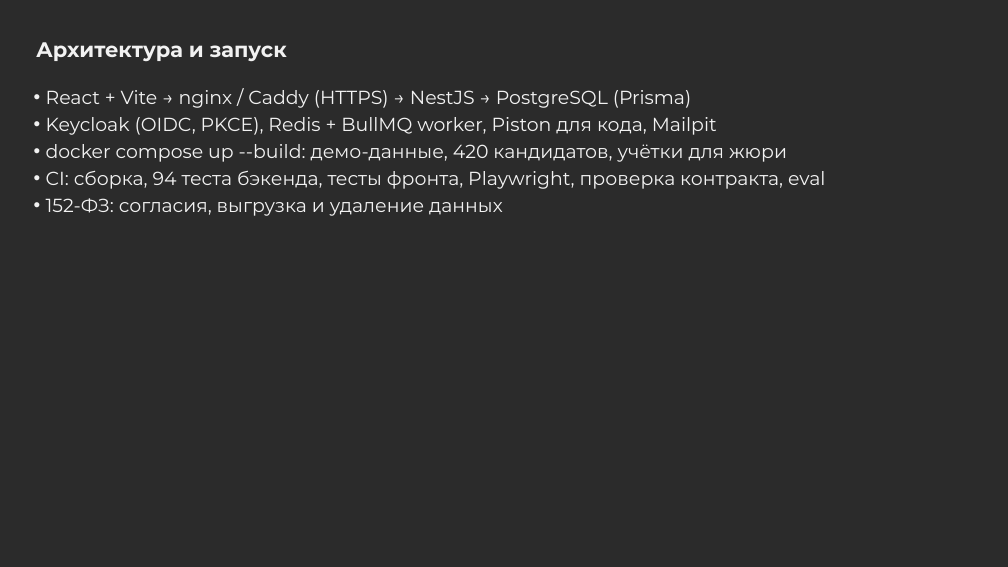
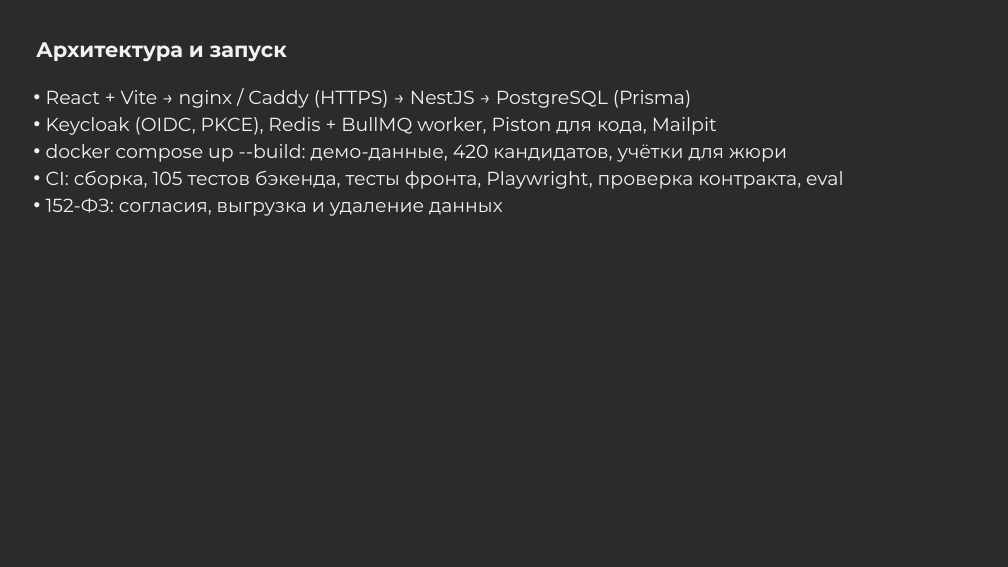
Before and after one commit to Egor2809/fsp-scout, a slide deck: slide 7 of docs/scout-presentation.pptx. Drawn at 1008x567 pixels with LibreOffice and Linux fonts; fonts in the diff are those of the drawing; background and template pictures are left out; a plain dark background stands for a picture behind light text. Boxes give left, top, right and bottom in pixels: in the first picture for what was removed or moved away, otherwise in the second. Text is boxed around its words. In the diff, an @@ line names an element or a change of style, - is before the commit and + after.

Commit message:
Валидация на банке v4: задания с выбором ответа и честное угадывание
- eval поддерживает задания с выбором ответа, угадывание 1/число вариантов
- цифры теста, слива и подбора пересчитаны в отчёте, README, PDF и презентации
- в ограничениях: ключи заданий с выбором переносятся между экземплярами

```diff
--- a/docs/scout-presentation.pptx
+++ b/docs/scout-presentation.pptx
@@ text at bbox=[46, 170, 843, 189]: text changed @@
-• CI: сборка, 94 теста бэкенда, тесты фронта, Playwright, проверка контракта, eval
+• CI: сборка, 105 тестов бэкенда, тесты фронта, Playwright, проверка контракта, eval
```
Also in this commit, not shown: 2 other slides changed, 6 other files.
